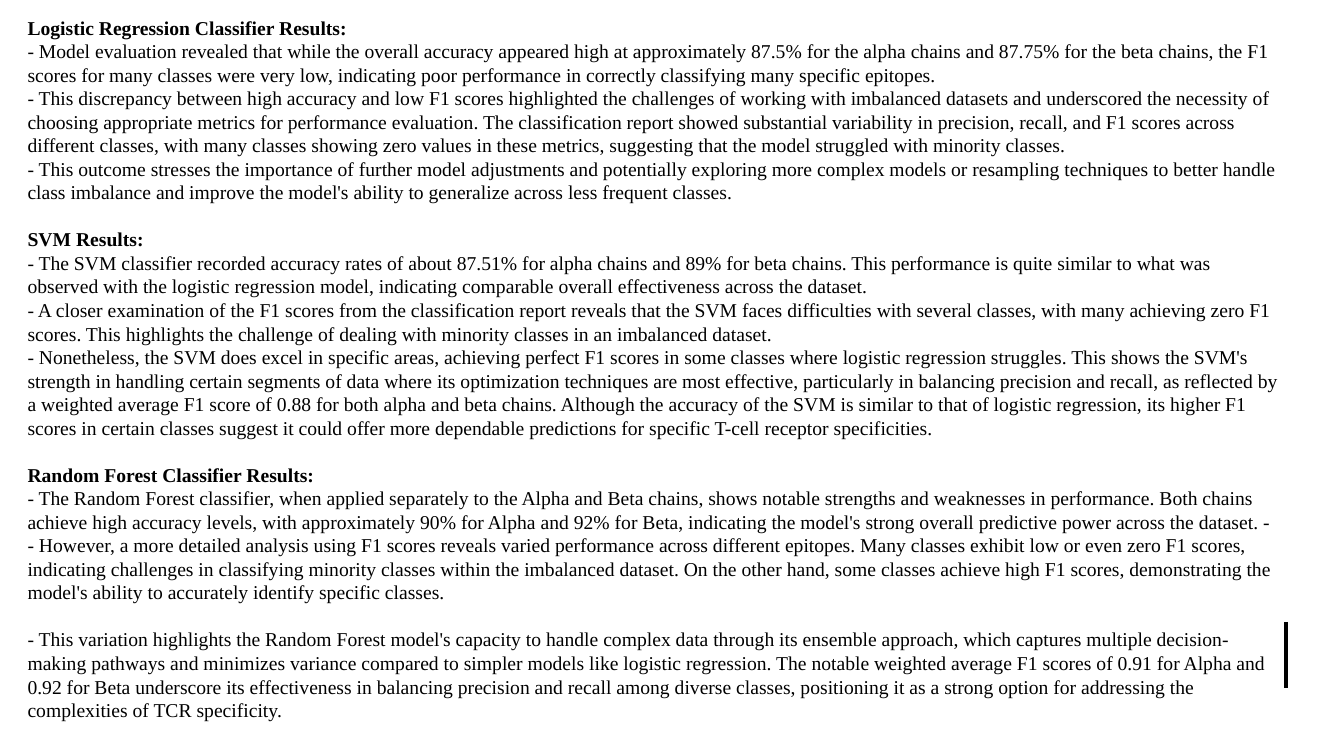
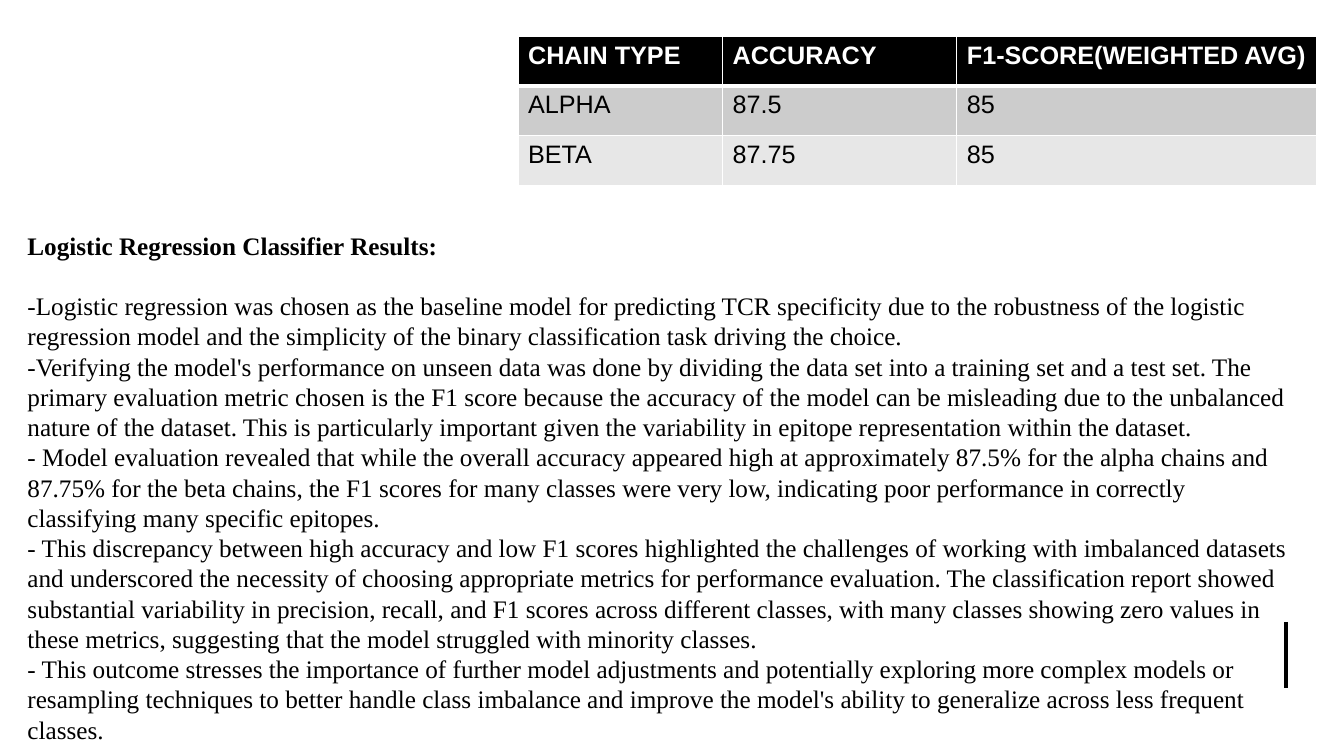
Before and after one commit to UoB-DSMP-2023-24/dsmp-2024-group4, a slide deck: slide 12 of summative presentation/Summative Oral Presentation-Group 4-5.pptx. Drawn at 1344x756 pixels with LibreOffice and Linux fonts; fonts in the diff are those of the drawing. Boxes give left, top, right and bottom in pixels: in the first picture for what was removed or moved away, otherwise in the second. Text is boxed around its words. In the diff, an @@ line names an element or a change of style, - is before the commit and + after.

Commit message:
modified ppt draft

```diff
--- a/summative presentation/Summative Oral Presentation-Group 4-5.pptx
+++ b/summative presentation/Summative Oral Presentation-Group 4-5.pptx
@@ table added at bbox=[518, 36, 1316, 186], 3 rows, 3 columns @@
+CHAIN TYPE | ACCURACY | F1-SCORE(WEIGHTED AVG)
+ALPHA | 87.5 | 85
+BETA | 87.75 | 85
@@ text "Logistic Regression Classifier Results:": place and size @@
-text "Logistic Regression Classifier Results:" at bbox=[28, 21, 1278, 722]
+text "Logistic Regression Classifier Results:" at bbox=[27, 237, 1286, 740]
@@ text at bbox=[27, 237, 1286, 740]: size 14 to 18 pt in "Logistic Regression Classifier Results:", "- Model evaluation revealed that while the ...", "- This discrepancy between high accuracy and ...", "- This outcome stresses the importance of ..." @@
@@ text at bbox=[28, 232, 1278, 722]: paragraphs removed @@
-SVM Results:
-- The SVM classifier recorded accuracy rates of about 87.51% for alpha chains and 89% for beta chains. This performance is quite similar to what was observed with the logistic regression model, indicating comparable overall effectiveness across the dataset.
-- A closer examination of the F1 scores from the classification report reveals that the SVM faces difficulties with several classes, with many achieving zero F1 scores. This highlights the challenge of dealing with minority classes in an imbalanced dataset.
-- Nonetheless, the SVM does excel in specific areas, achieving perfect F1 scores in some classes where logistic regression struggles. This shows the SVM's strength in handling certain segments of data where its optimization techniques are most effective, particularly in balancing precision and recall, as reflected by a weighted average F1 score of 0.88 for both alpha and beta chains. Although the accuracy of the SVM is similar to that of logistic regression, its higher F1 scores in certain classes suggest it could offer more dependable predictions for specific T-cell receptor specificities.
-Random Forest Classifier Results:
-- The Random Forest classifier, when applied separately to the Alpha and Beta chains, shows notable strengths and weaknesses in performance. Both chains achieve high accuracy levels, with approximately 90% for Alpha and 92% for Beta, indicating the model's strong overall predictive power across the dataset. - - However, a more detailed analysis using F1 scores reveals varied performance across different epitopes. Many classes exhibit low or even zero F1 scores, indicating challenges in classifying minority classes within the imbalanced dataset. On the other hand, some classes achieve high F1 scores, demonstrating the model's ability to accurately identify specific classes.
-- This variation highlights the Random Forest model's capacity to handle complex data through its ensemble approach, which captures multiple decision-making pathways and minimizes variance compared to simpler models like logistic regression. The notable weighted average F1 scores of 0.91 for Alpha and 0.92 for Beta underscore its effectiveness in balancing precision and recall among diverse classes, positioning it as a strong option for addressing the complexities of TCR specificity.
@@ text at bbox=[27, 297, 1284, 442]: paragraphs added @@
+-Logistic regression was chosen as the baseline model for predicting TCR specificity due to the robustness of the logistic regression model and the simplicity of the binary classification task driving the choice.
+-Verifying the model's performance on unseen data was done by dividing the data set into a training set and a test set. The primary evaluation metric chosen is the F1 score because the accuracy of the model can be misleading due to the unbalanced nature of the dataset. This is particularly important given the variability in epitope representation within the dataset.
```
Also in this commit, not shown: 2 other slides changed, 2 slides added.
